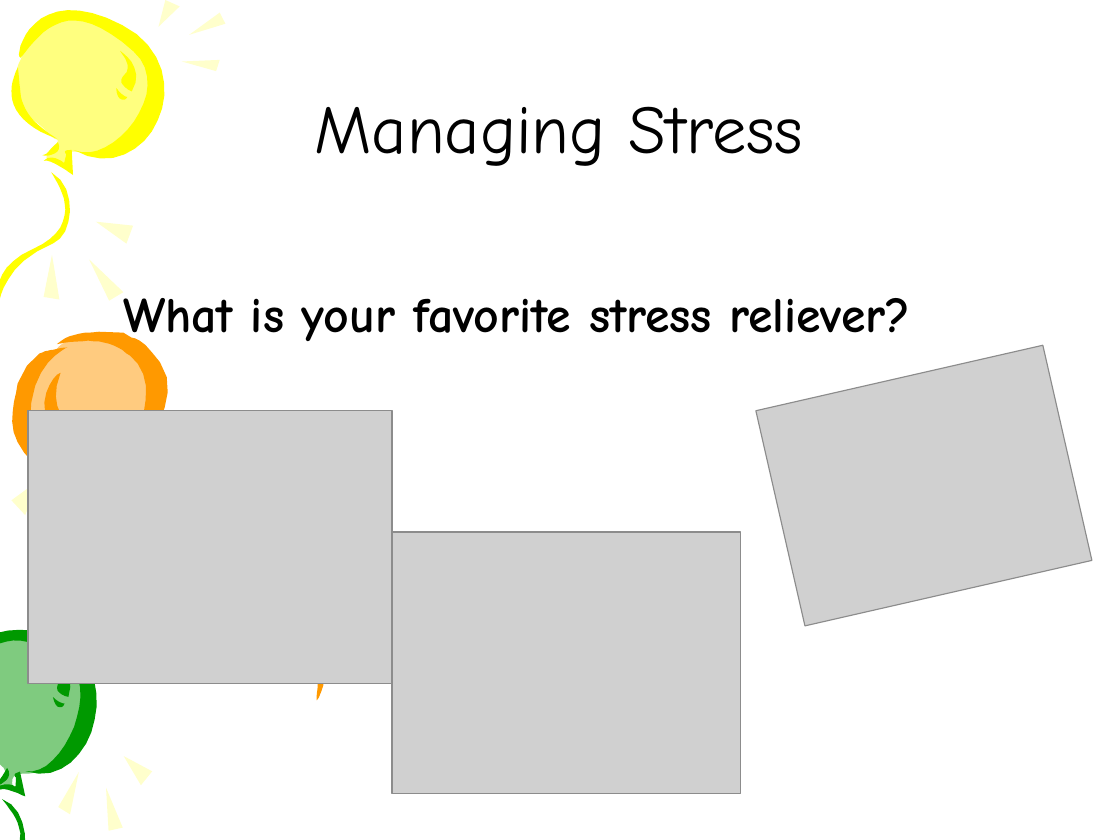
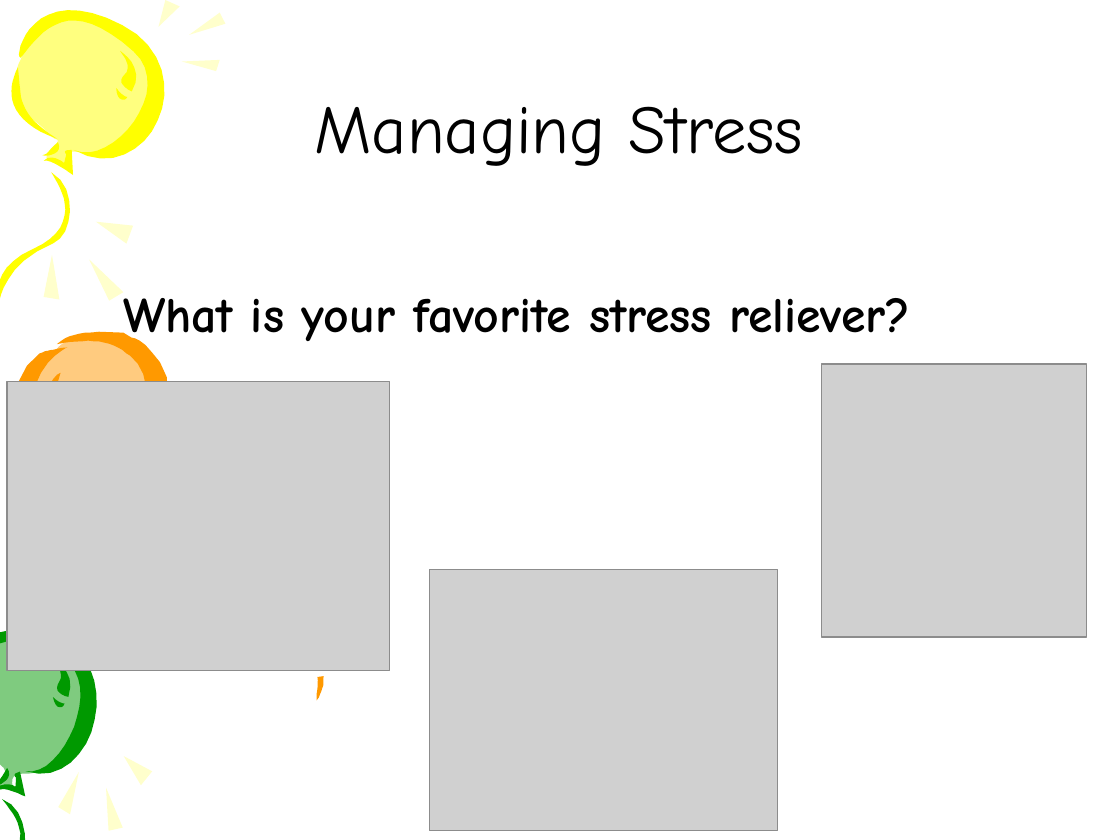
Before and after one commit to sangeethaN/springg, a slide deck: slide 4 of Keeping all your balloons in the air ksac2009.ppt (slide 6 before the commit). Drawn at 1120x840 pixels with LibreOffice and Linux fonts; fonts in the diff are those of the drawing; grey boxes stand for pictures. Boxes give left, top, right and bottom in pixels: in the first picture for what was removed or moved away, otherwise in the second. Text is boxed around its words. In the diff, an @@ line names an element or a change of style, - is before the commit and + after.

```diff
--- a/Keeping all your balloons in the air ksac2009.ppt
+++ b/Keeping all your balloons in the air ksac2009.ppt
@@ picture: place and size @@
-picture at (28,411,392,684)
+picture at (7,382,390,671)
@@ picture at (821,364,1085,637): rotation 347 to 0 degrees @@
@@ picture: place and size @@
-picture at (392,532,740,793)
+picture at (429,569,777,830)
@@ freeform shape at (307,674,329,701): outline redrawn @@
```
Also in this commit, not shown: 13 other slides changed, 1 slide added, 5 slides removed.
